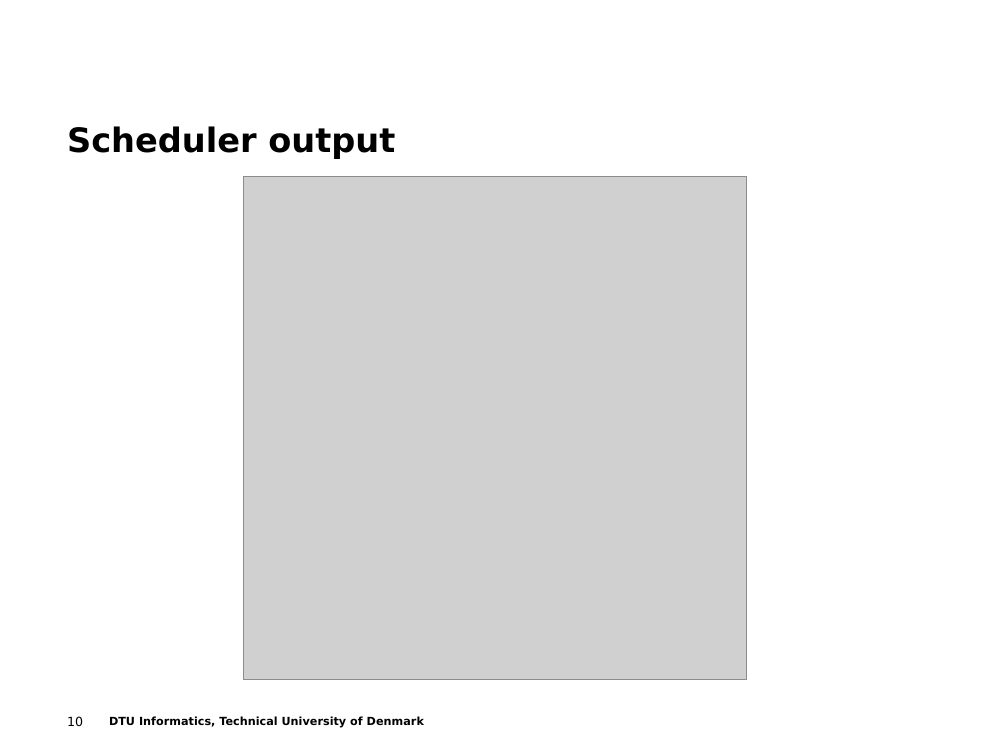
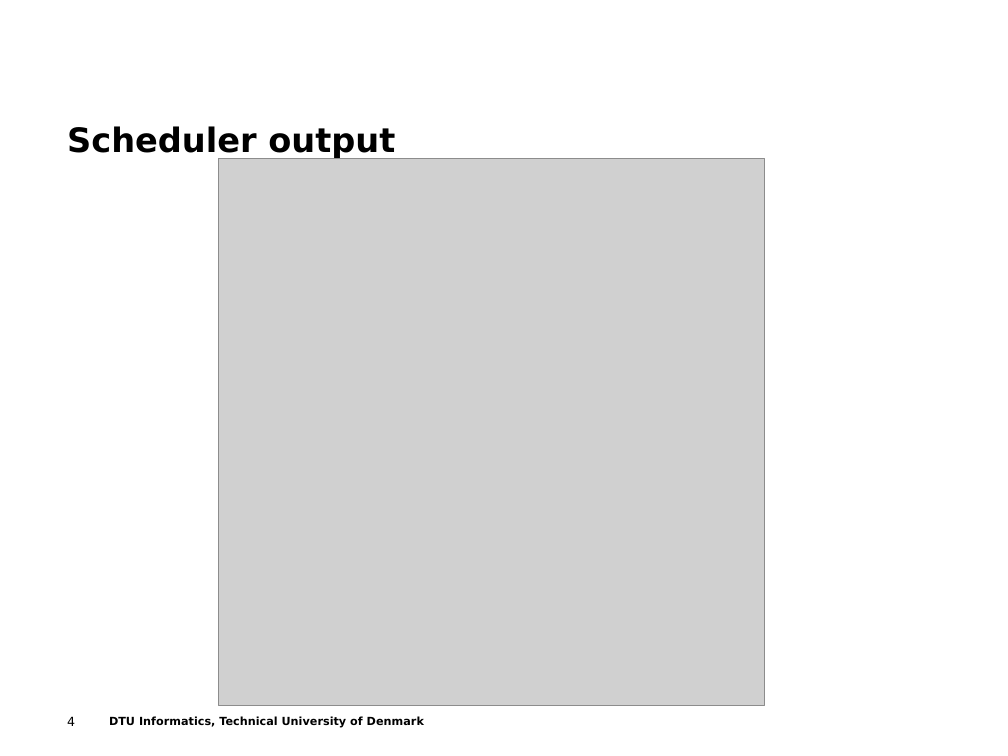
Before and after one commit to t-crest/poseidon, a slide deck: slide 4 of Report/eume_presentation.ppt (slide 10 before the commit). Drawn at 1008x756 pixels with LibreOffice and Linux fonts; fonts in the diff are those of the drawing; grey boxes stand for pictures; background and template pictures are left out. Boxes give left, top, right and bottom in pixels: in the first picture for what was removed or moved away, otherwise in the second. Text is boxed around its words. In the diff, an @@ line names an element or a change of style, - is before the commit and + after.

```diff
--- a/Report/eume_presentation.ppt
+++ b/Report/eume_presentation.ppt
@@ picture: place and size @@
-picture at <box>244,176,747,679</box>
+picture at <box>218,158,764,705</box>
@@ page number at <box>67,716,75,726</box>: text changed @@
-10
+4
```
Also in this commit, not shown: 10 other slides changed.
